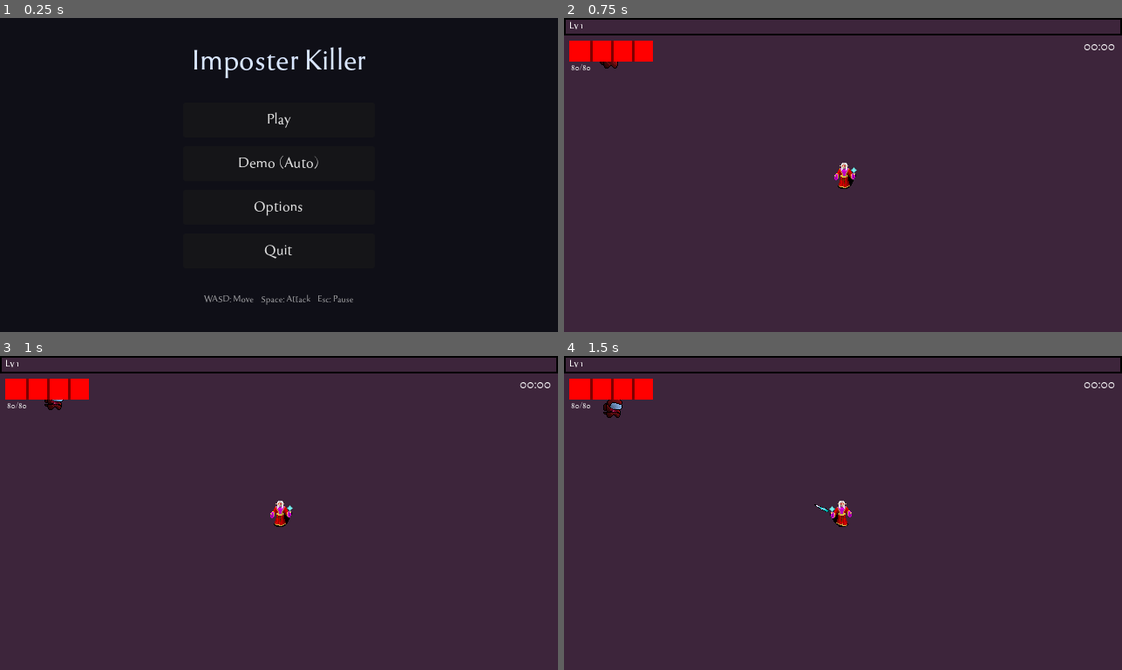
Above: before the commit, frames 1-4 (two rows, left to right).
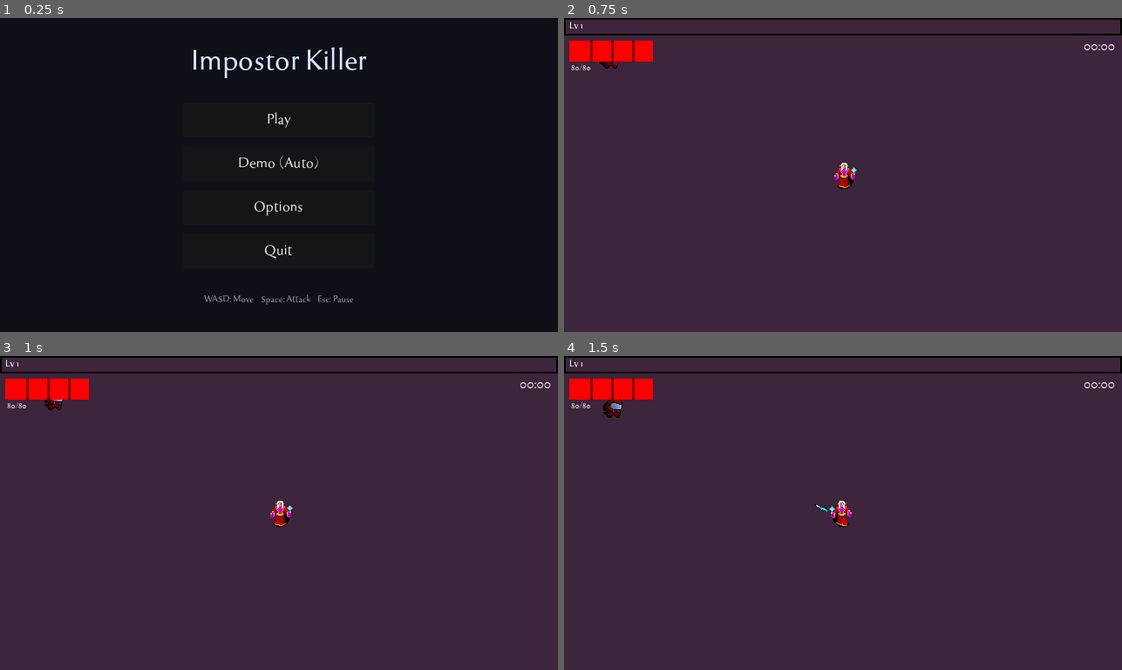
Above: after the commit, the same moments.

Repository: ryanwng/LowGround
Game: Godot game, scene res://GUI/main_menu.tscn
Two runs of this game, one before a commit and one after it. Both use one fixed random seed, a clock stepped at 60 frames per second and the inputs below.
Inputs:
- Up to frame 1 (0.25 s): no input
- Up to frame 2 (0.75 s): click "Play" at 0.5 s
- Up to frame 3 (1 s): no input
- Up to frame 4 (1.5 s): hold D (right) from 1.28 s (still down); tap Space (attack1) at 1.35 s

The runs differ from the first frame. In frame 1, 0.6% of the frame differs, in the area x 34-66%, y 9-20%; in frame 2, nothing differs; in frame 3, nothing differs; in frame 4, nothing differs.

Commit message:
Rename game to Impostor Killer

Diff:
--- a/GUI/main_menu.gd
+++ b/GUI/main_menu.gd
@@ -25,7 +25,7 @@
 	box.add_theme_constant_override("separation", 10)
 	center.add_child(box)
 
-	var title := _label("Imposter Killer", 36)
+	var title := _label("Impostor Killer", 36)
 	title.add_theme_color_override("font_color", Color(0.85, 0.9, 1.0))
 	box.add_child(title)
 
--- a/project.godot
+++ b/project.godot
@@ -14,7 +14,7 @@
 
 [application]
 
-config/name="Imposter Killer"
+config/name="Impostor Killer"
 run/main_scene="res://GUI/main_menu.tscn"
 config/features=PackedStringArray("4.7", "Mobile")
 config/icon="res://icon.svg"
Not shown, changed: DEPLOY.md
Not shown, changed: README.md
